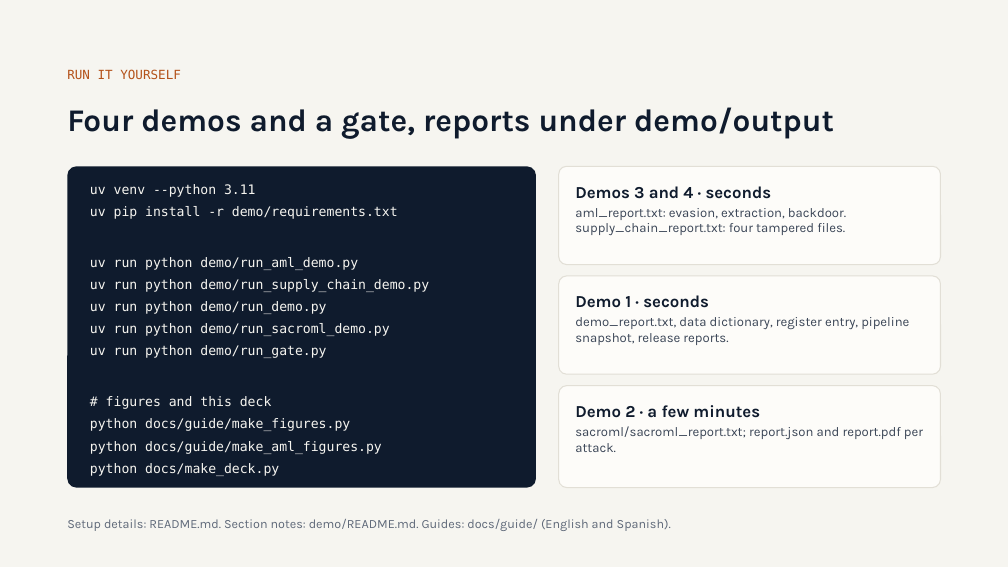
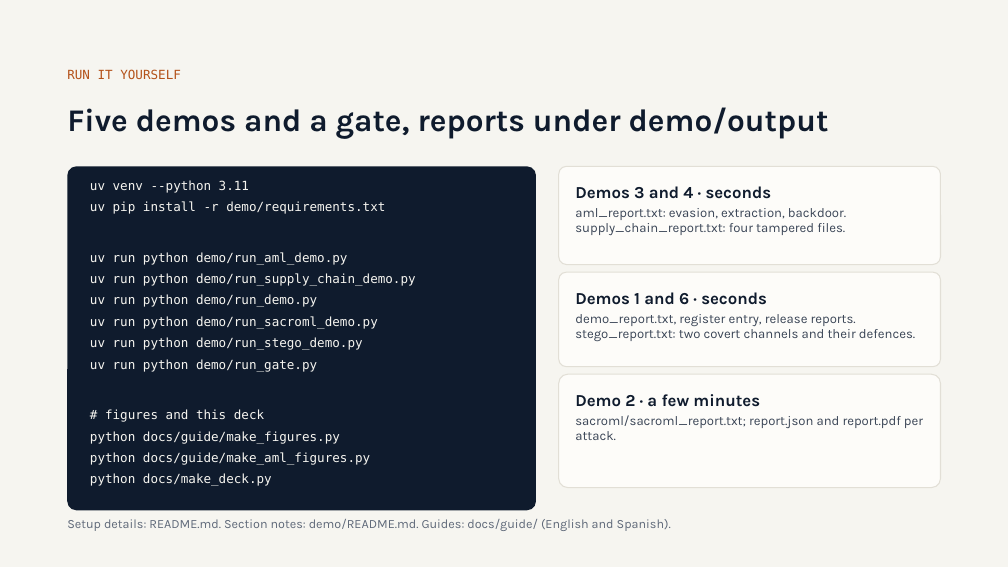
Before and after one commit to olonok69/graimatter_ML, a slide deck: slide 53 of docs/Adversarial_ML.pptx (slide 52 before the commit). Drawn at 1008x567 pixels with LibreOffice and Linux fonts; fonts in the diff are those of the drawing. Boxes give left, top, right and bottom in pixels: in the first picture for what was removed or moved away, otherwise in the second. Text is boxed around its words. In the diff, an @@ line names an element or a change of style, - is before the commit and + after.

```diff
--- a/docs/Adversarial_ML.pptx
+++ b/docs/Adversarial_ML.pptx
@@ title at (x1=67, y1=107, x2=829, y2=139): text changed @@
-Four demos and a gate, reports under demo/output
+Five demos and a gate, reports under demo/output
@@ rounded rectangle resized from (x1=67, y1=166, x2=536, y2=488) to (x1=67, y1=166, x2=536, y2=510) @@
@@ rounded rectangle at (x1=67, y1=166, x2=536, y2=510): proportions changed @@
@@ text at (x1=90, y1=180, x2=416, y2=486): size 12.5 to 12 pt @@
@@ rounded rectangle moved from (x1=559, y1=276, x2=941, y2=374) to (x1=559, y1=272, x2=941, y2=367) @@
@@ text at (x1=575, y1=292, x2=767, y2=305): text changed @@
-Demo 1 · seconds
+Demos 1 and 6 · seconds
@@ text at (x1=575, y1=314, x2=915, y2=341): text changed @@
-demo_report.txt, data dictionary, register entry, pipeline snapshot, release reports.
+demo_report.txt, register entry, release reports. stego_report.txt: two covert channels and their defences.
@@ text at (x1=90, y1=337, x2=363, y2=350): paragraph added @@
+uv run python demo/run_stego_demo.py
@@ rounded rectangle resized from (x1=559, y1=386, x2=941, y2=488) to (x1=559, y1=374, x2=941, y2=488) @@
@@ text "Demo 2 · a few ..." moved from (x1=575, y1=405, x2=760, y2=418) to (x1=575, y1=394, x2=760, y2=407) @@
@@ text "sacroml/sacroml_report.txt; report.json and report.pdf per ..." moved from (x1=575, y1=426, x2=923, y2=452) to (x1=575, y1=415, x2=923, y2=440) @@
```
Also in this commit, not shown: 1 other slide changed, 1 slide added, 8 other files.
